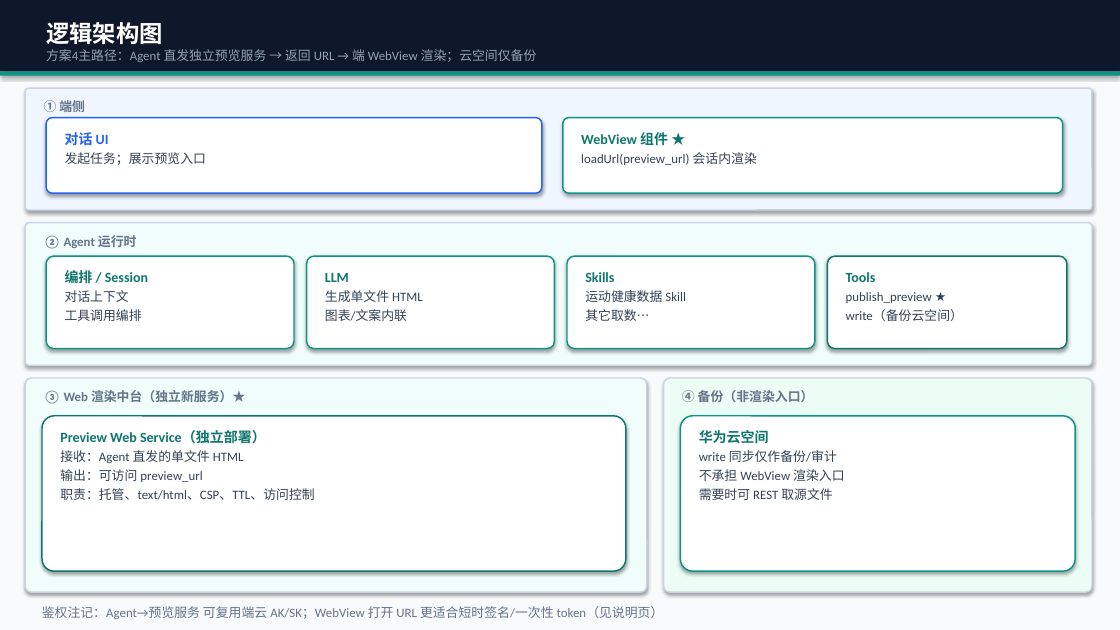
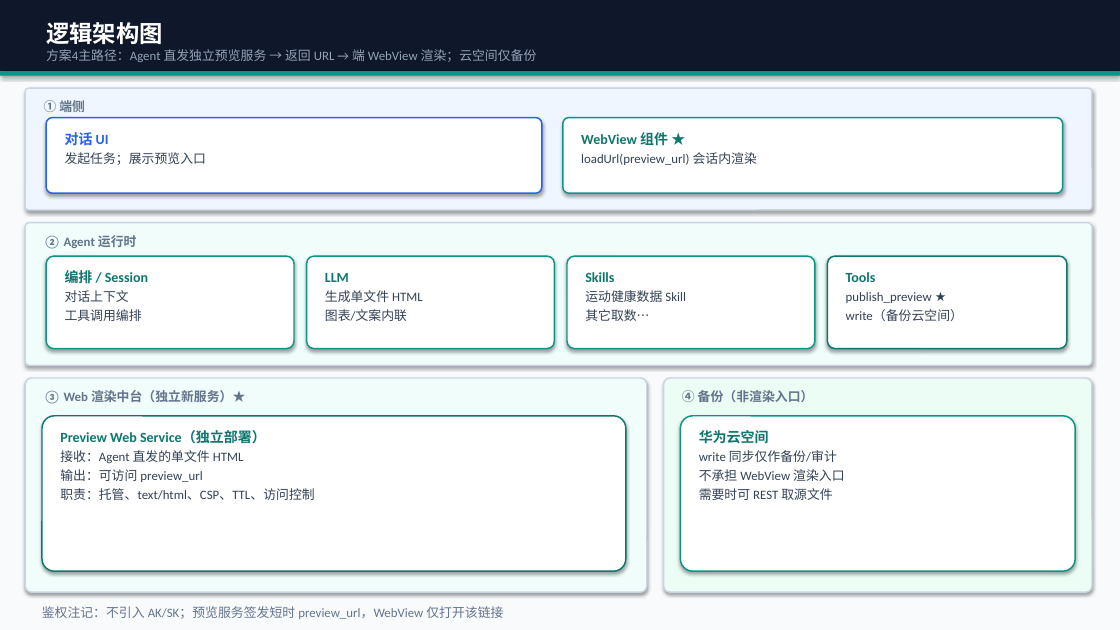
Before and after one commit to Lizzy67/leetcode, a slide deck: slide 2 of docs/agent_html_arch_views.pptx. Drawn at 1120x630 pixels with LibreOffice and Linux fonts; fonts in the diff are those of the drawing. Boxes give left, top, right and bottom in pixels: in the first picture for what was removed or moved away, otherwise in the second. Text is boxed around its words. In the diff, an @@ line names an element or a change of style, - is before the commit and + after.

```diff
--- a/docs/agent_html_arch_views.pptx
+++ b/docs/agent_html_arch_views.pptx
@@ text at (42, 606, 503, 619): text changed @@
-鉴权注记：Agent→预览服务 可复用端云 AK/SK；WebView 打开 URL 更适合短时签名/一次性 token（见说明页）
+鉴权注记：不引入 AK/SK；预览服务签发短时 preview_url，WebView 仅打开该链接
```
Also in this commit, not shown: 3 other slides changed, 2 other files.
